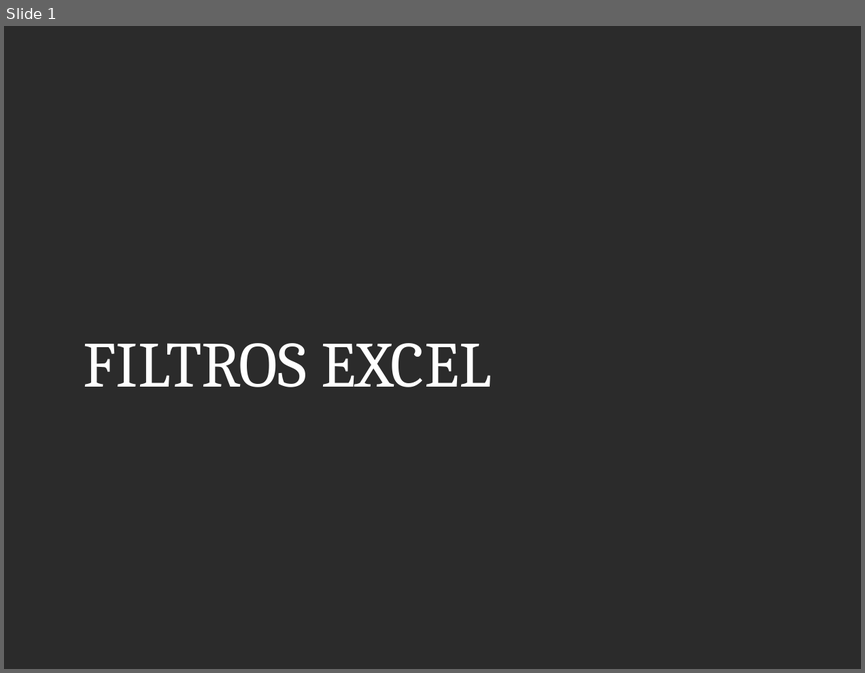
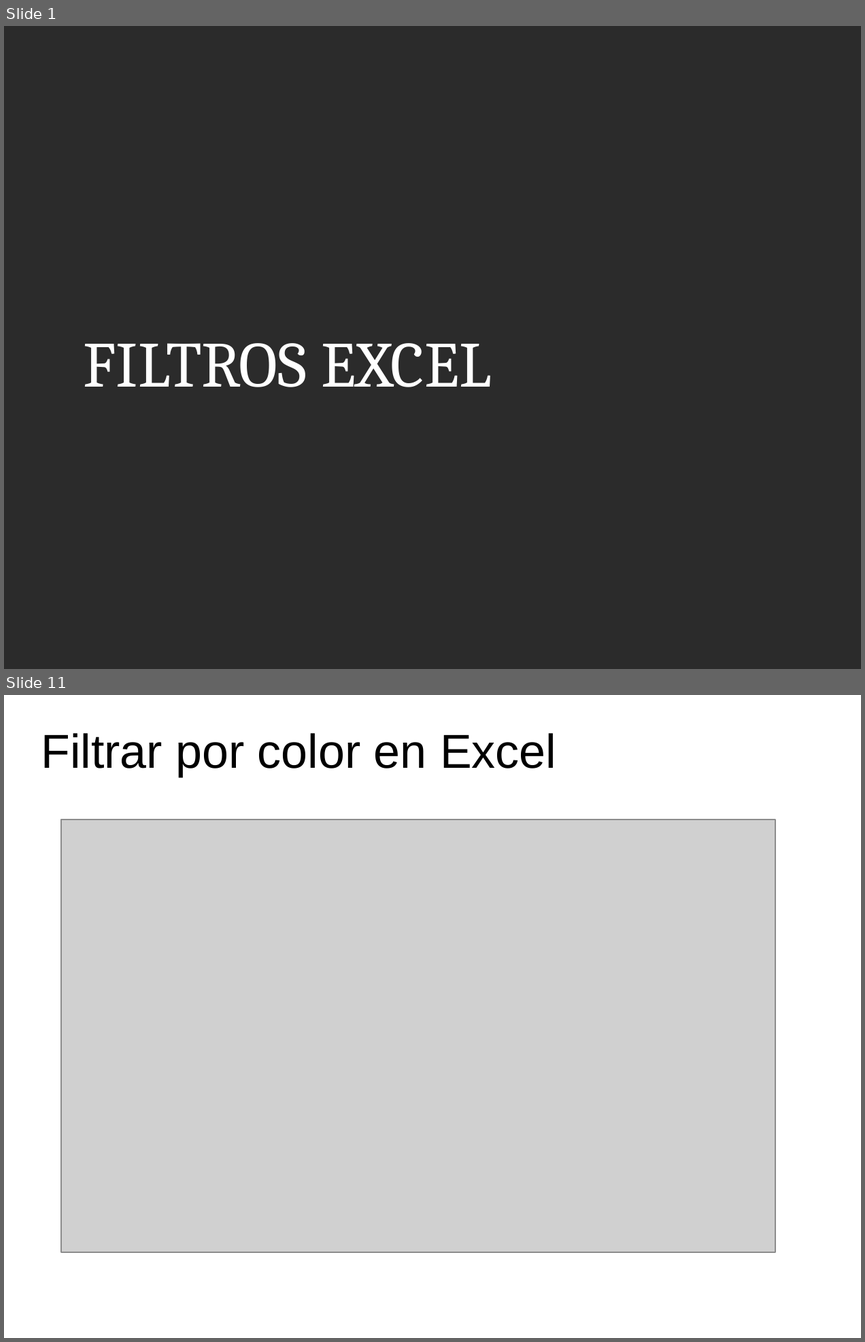
Before and after one commit to kleberloayzacastro/universidad, a slide deck: 2015-2016/clases/informatica_aplicada/clase_9/clase_9.pptx. Shown one above the other, each under a label of ours: slide 1 before the commit, slides 1 and 11 after it; the slides between them are not shown. The pictures are 865x673 and 865x1342 pixels, drawn with LibreOffice and Linux fonts; fonts in the diff are those of the drawing; grey boxes stand for pictures; background and template pictures are left out; a plain dark background stands for a picture behind light text. Boxes give left, top, right and bottom in pixels: in the first picture for what was removed or moved away, otherwise in the second. Text is boxed around its words. In the diff, an @@ line names an element or a change of style, - is before the commit and + after.

```diff
--- a/2015-2016/clases/informatica_aplicada/clase_9/clase_9.pptx
+++ b/2015-2016/clases/informatica_aplicada/clase_9/clase_9.pptx
@@ slide 11 added at (4,695,861,1338), background picture (left out) @@
@@ text added at (41,733,556,777), 40 pt, text #000000 @@
+Filtrar por color en Excel
@@ picture added at (61,819,775,1252) @@
```
Also in this commit, not shown: 11 other slides added, 50 other files.
